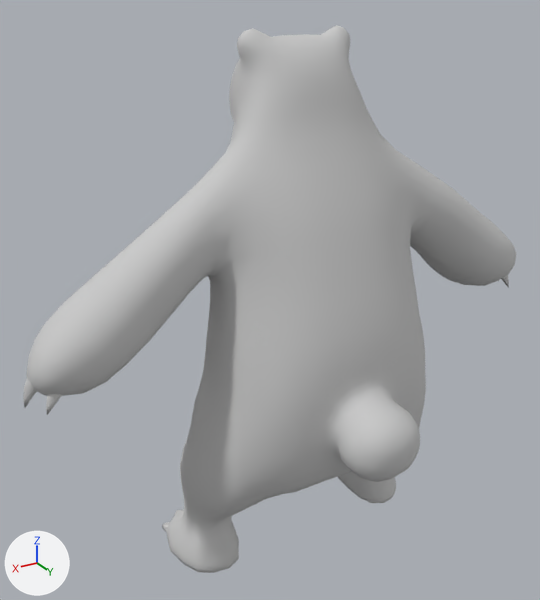
The FBX model Assets/mesh/bear.FBX as it was, and as the next commit left it.
The view is the same before and after, from a camera (50 mm lens) standing at (1.7, 2.44, 2.54) and looking at (0.16, -0.14, 1.25). Every picture has the same lights, and +X, +Y and +Z are marked at lower left. Where no turn or scale is listed for an object, it has been applied to the vertices.

The older version as bpy lines, for what is in view:
```python
me_mesh = bpy.data.meshes.new('Mesh')
me_mesh.from_pydata(...)  # 2656 vertices, 2568 faces; spans x -1.25..1.25, y -0.6..0.6, z -0.03..2.36
me_mesh.materials.append(mat_penguin_02___default)  # light grey #cacaca
ob_bear = bpy.data.objects.new('bear', me_mesh)
ob_bear.location = (0.0, 0.0, 0.0)
```
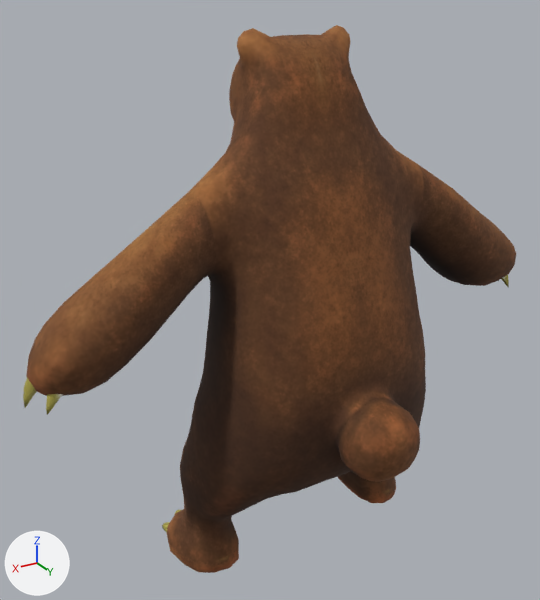
Where the newer file only moved an object's origin or applied its transform, the numbers keep the older frame.

What changed in the scene script:
```text
Add img_bear_tga:
    img_bear_tga = load_image('bear.tga', '_unpacked/bear.tga', 512, 512, 'sRGB')
Add mat_material__3:
    mat_material__3 = principled_material('Material #3')
    mat_material__3.texture = img_bear_tga
    mat_material__3.roughness = 0.859
Change me_mesh:
    where me_mesh.from_pydata(...)  # 2656 vertices, 2568 faces; spans x -1.25..1.25, y -0.6..0.6, z -0.03..2.36
    remove me_mesh.materials.append(mat_penguin_02___default)  # light grey #cacaca
    add me_mesh.materials.append(mat_material__3)  # picture img_bear_tga
```

Pixel boxes (x1, y1, x2, y2) of what changed, in the pictures (540 x 600 px):
'bear', recoloured (grey to brown): (23, 25, 516, 573) in both
